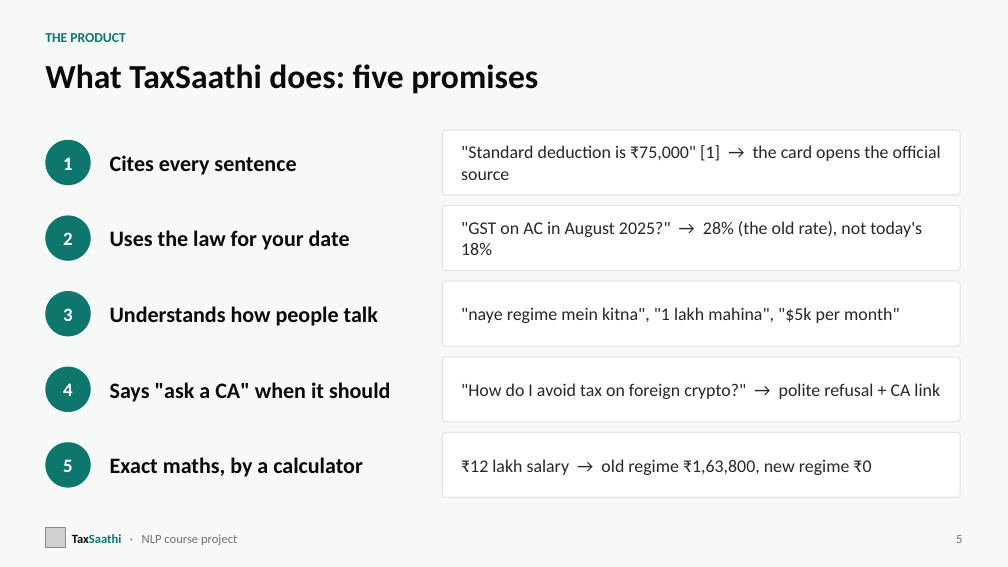
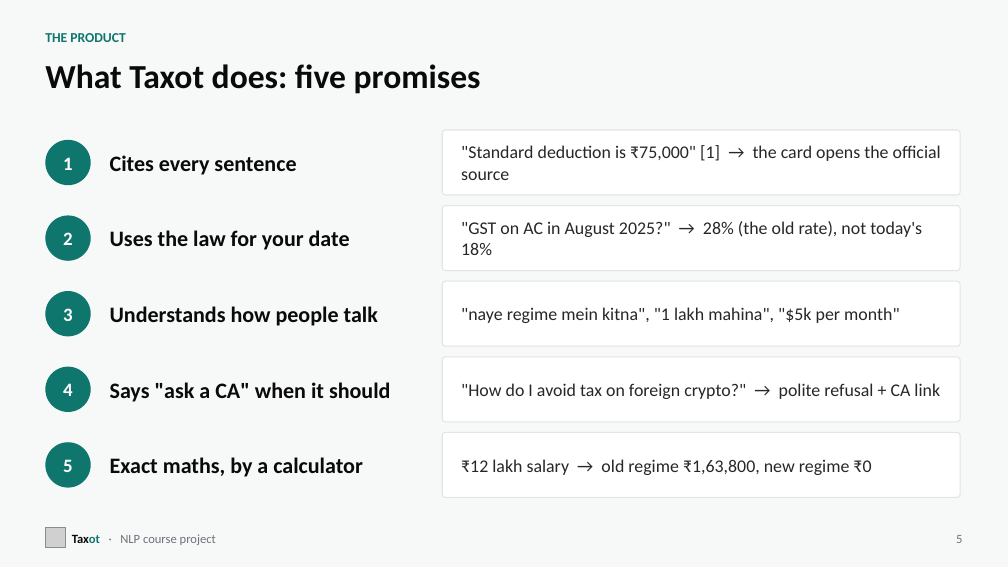
Before and after one commit to HulkInTherapy/taxsaathi, a slide deck: slide 5 of presentation/Taxot.pptx. Drawn at 1008x567 pixels with LibreOffice and Linux fonts; fonts in the diff are those of the drawing; grey boxes stand for pictures. Boxes give left, top, right and bottom in pixels: in the first picture for what was removed or moved away, otherwise in the second. Text is boxed around its words. In the diff, an @@ line names an element or a change of style, - is before the commit and + after.

```diff
--- a/presentation/Taxot.pptx
+++ b/presentation/Taxot.pptx
@@ title at [45,64,481,94]: text changed @@
-What TaxSaathi does: five promises
+What Taxot does: five promises
@@ text at [72,534,216,545]: text changed @@
-TaxSaathi · NLP course project
+Taxot · NLP course project
```
Also in this commit, not shown: 22 other slides changed, 4 slides added, 10 other files.
